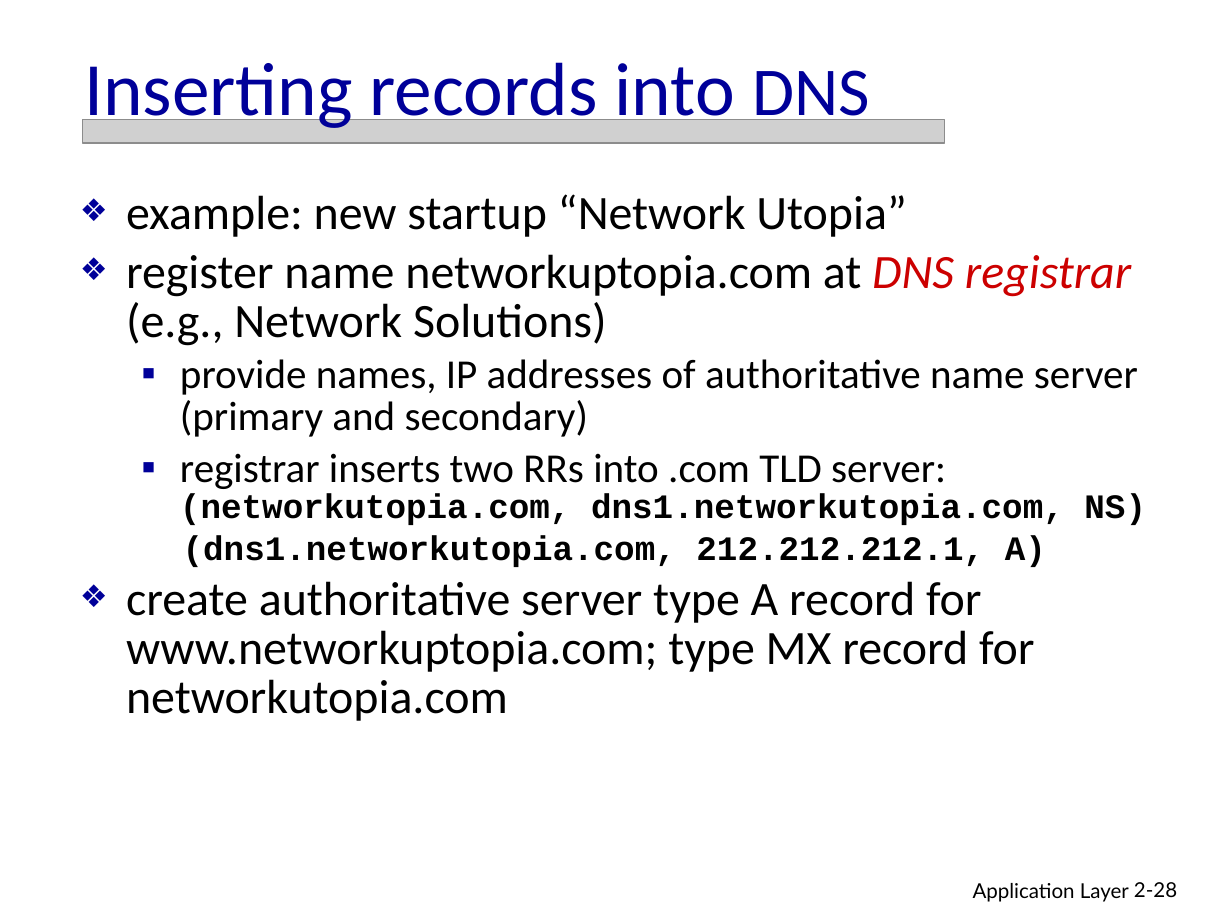
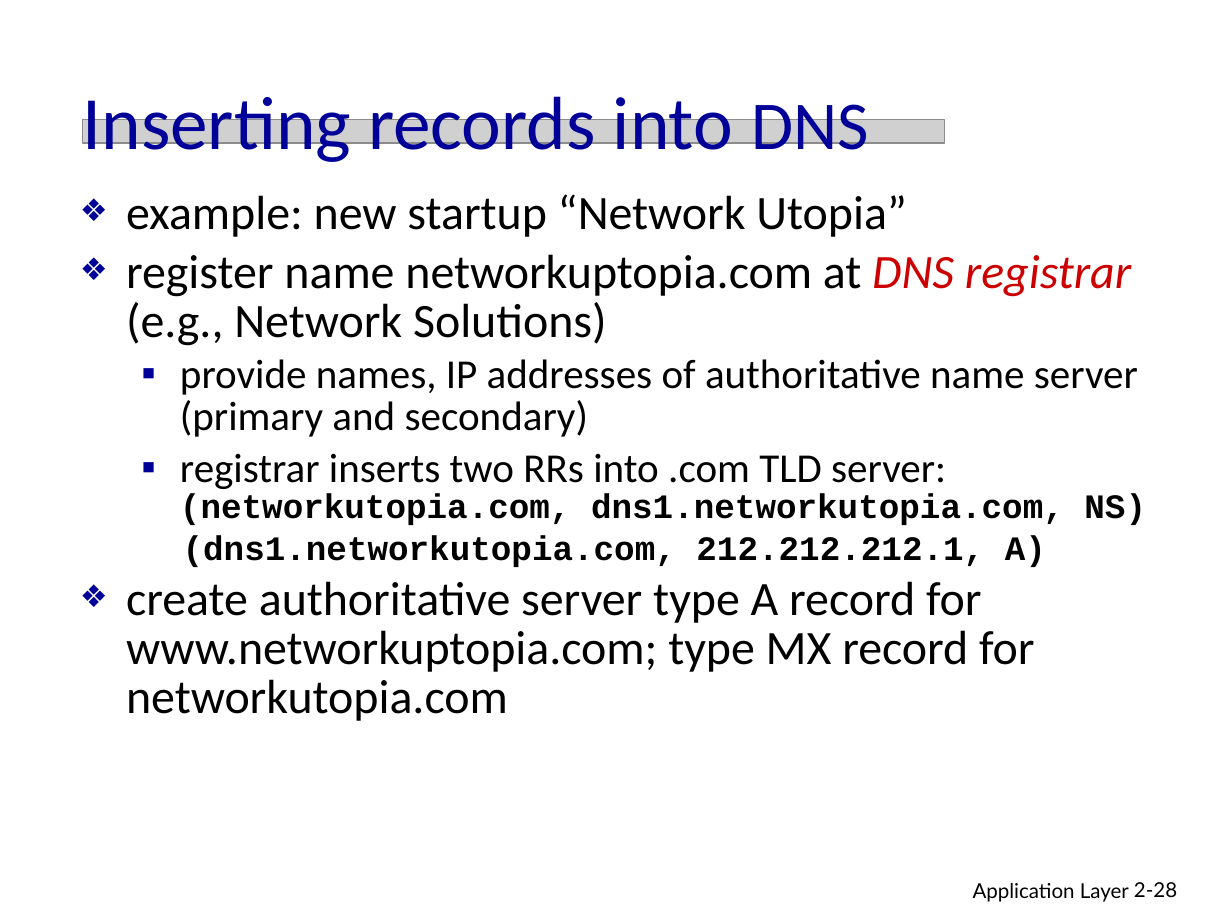
Before and after one commit to Ecleptic/SHSU, a slide deck: slide 28 of SHSU_Fall_2016/2327_Networks/Ch2-Part2.pptx. Drawn at 1232x924 pixels with LibreOffice and Linux fonts; fonts in the diff are those of the drawing; grey boxes stand for pictures. Boxes give left, top, right and bottom in pixels: in the first picture for what was removed or moved away, otherwise in the second. Text is boxed around its words. In the diff, an @@ line names an element or a change of style, - is before the commit and + after.

```diff
--- a/SHSU_Fall_2016/2327_Networks/Ch2-Part2.pptx
+++ b/SHSU_Fall_2016/2327_Networks/Ch2-Part2.pptx
@@ title "Inserting records into DNS" rewrapped from bbox=[84, 62, 871, 132] to bbox=[83, 96, 869, 162] @@
```
Also in this commit, not shown: 10 other files.
